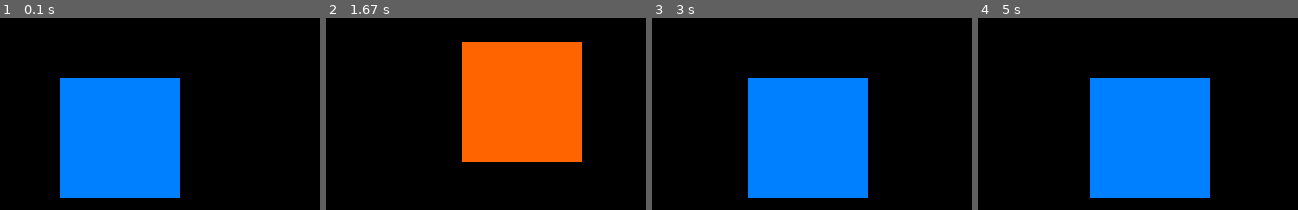
Above: before the commit, frames 1-4 (left to right).
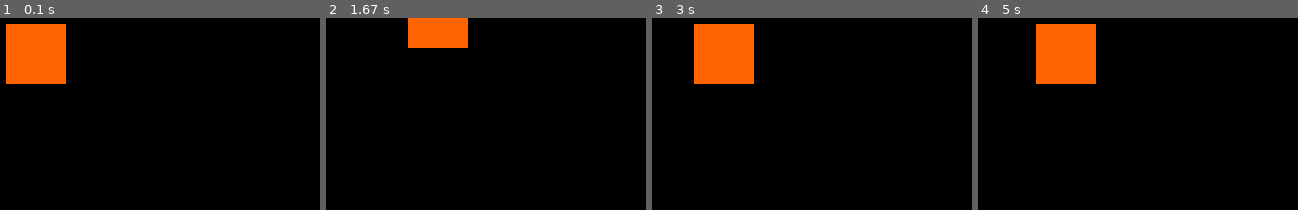
Above: after the commit, the same moments.

Repository: UCHMS19-20/final-project-maze-game
Game: pygame game, started from sample-codes.py
The game is run twice, just before and just after one commit, with the same random seed, the same clock (stepped at 60 frames per second) and the same inputs.
Inputs:
- Up to frame 1 (0.1 s): no input
- Up to frame 2 (1.67 s): tap Space at 0.33, 0.73, 1.03, 1.23, 1.57 s; hold Right 0.67-1.13 s; hold Up 1.17-1.47 s; hold Right from 1.5 s (still down)
- Up to frame 3 (3 s): tap Space at 1.87, 2.07, 2.37, 2.63, 2.97 s; release Right at 1.97 s; hold Left 2-2.53 s; hold Down 2.57-2.87 s; hold Left from 2.9 s (still down)
- Up to frame 4 (5 s): tap Space at 3.27, 3.4, 3.8, 4.1, 4.47, 4.87 s; release Left at 3.3 s; hold Up 3.33-3.7 s; hold Right 3.73-4.37 s; hold Down 4.4-4.77 s; hold Left from 4.8 s (still down)

The runs differ from the first frame. In frame 1, 29% of the frame differs, in the area x 1-57%, y 3-94%; in frame 2, 26%; in frame 3, 29%; in frame 4, 29%.

Commit message:
changed sample a bit

Diff:
--- a/sample-codes.py
+++ b/sample-codes.py
@@ -363,16 +363,13 @@
 screen = pygame.display.set_mode((400, 300))
 done = False
 is_blue = True
-x = 30
-y = 30
-n = 1
+x = 3
+y = 3
 pygame.key.set_repeat()
 while not done:
         for event in pygame.event.get():
                 if event.type == pygame.QUIT:
                         done = True
-                if event.type == pygame.KEYDOWN and event.key == pygame.K_SPACE:
-                        is_blue = not is_blue
         pressed = pygame.key.get_pressed()
         if pressed[pygame.K_UP]: y -= 1
         if pressed[pygame.K_DOWN]: y += 1
@@ -381,8 +378,7 @@
 
         screen.fill((0, 0, 0))
 
-        if is_blue: color = (0, 128, 255)
-        else: color = (255, 100, 0)
-        pygame.draw.rect(screen, color, pygame.Rect(x, y, 60, 60))
+        color = (255, 100, 0)
+        pygame.draw.rect(screen, color, pygame.Rect(x, y, 30, 30))
 
         pygame.display.flip()
